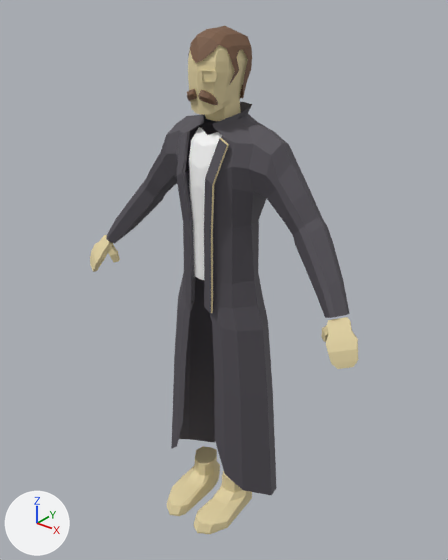
An edit to the FBX model UncannyTesting/Assets/Objects/character/pc_jack.fbx, drawn before and after from the same camera.
Rendered twice from a camera (50 mm lens) standing at (1.373, -1.663, 0.793) and looking at (0.006, 0.046, -0.266). The lights are fixed; the arrows at lower left show +X, +Y and +Z. Vertices at the same position are counted once.

Names of what the first picture shows: 'jackmerge'.
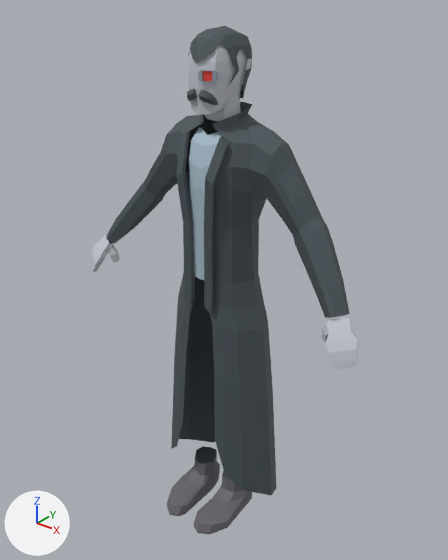
The change in detail:
Material 'Shade2' (mat_shade2) is new.
Its base color is (0.558, 0.578, 0.638) (light grey #c5c8d1).
Its roughness is 0.69.
Material 'Shade3' (mat_shade3) is new.
Its base color is (0.301, 0.347, 0.418) (grey #959fad).
Its roughness is 0.69.
Material 'Shade5' (mat_shade5) is new.
Its base color is (0.15, 0.141, 0.162) (grey #6c6970).
Its roughness is 0.69.
Material 'DarkA' (mat_darka) is new.
Its base color is (0.0666, 0.0865, 0.0999) (dark blue #495359).
Its roughness is 0.69.
Material 'SilverA' (mat_silvera) is new.
Its base color is (0.397, 0.521, 0.604) (blue #a9bfcc).
Its roughness is 0.69.
Material 'Red' (mat_red) is new.
Its base color is (0.8, 0.0564, 0.0427) (red #e7433a).
Its roughness is 0.69.
me_cube_058 has 952 vertices, 860 faces and spans x -0.66..0.65, y -0.23..0.2, z -1.35..0.66.
me_cube_058 is used by ob_jackmerge; location (0.0, 0.0, 0.0).
me_cube_058 part 1: 26 of the faces centred in x -0.15..0.14, y -0.14..0.05, z -1.35..-1.19 switch from mat_material_001 (beige #e7d7a6) to mat_darka (dark blue #495359).
me_cube_058 part 2: 12 of the faces centred in x -0.1..0.09, y -0.1..-0.05, z -0.33..0.31 switch from mat_material_001 (beige #e7d7a6) to mat_darka (dark blue #495359).
me_cube_058 part 3: 168 of the faces centred in x -0.09..0.08, y -0.08..0.13, z 0.38..0.64 switch from mat_material_001 (beige #e7d7a6) to mat_shade2 (light grey #c5c8d1).
me_cube_058 part 4: 38 of the faces centred in x -0.65..-0.51, y -0.1..-0.02, z -0.35..-0.21 switch from mat_material_001 (beige #e7d7a6) to mat_shade2 (light grey #c5c8d1).
me_cube_058 part 5: 38 of the faces centred in x 0.51..0.64, y -0.1..-0.02, z -0.35..-0.21 switch from mat_material_001 (beige #e7d7a6) to mat_shade2 (light grey #c5c8d1).
me_cube_058 part 6: all 112 faces centred in x -0.16..0.16, y -0.22..0.11, z -1.34..-1.22 switch from mat_material_001 (beige #e7d7a6) to mat_shade5 (grey #6c6970).
me_cube_058 part 7: the 1 face centred in x 0.04, y -0.07, z 0.51 switches from mat_material_001 (beige #e7d7a6) to mat_red (red #e7433a).
me_cube_058 part 8: 29 of the faces centred in x 0.01..0.06, y -0.09..-0.06, z 0.5..0.53 switch from mat_material_001 (beige #e7d7a6) to mat_shade3 (grey #959fad).
me_cube_058 part 9: all 254 faces that had it switch from mat_material_008 (dark grey #555158) to mat_darka (dark blue #495359).
me_cube_058 part 10: all 16 faces that had it switch from mat_material_009 (white #ffffff) to mat_silvera (blue #a9bfcc).
me_cube_058 part 11: 161 of the faces centred in x -0.1..0.09, y -0.09..0.14, z 0.42..0.65 switch from mat_material_007 (brown #7c5c45) to mat_darka (dark blue #495359).
me_cube_058 part 12: the 1 face centred in x 0.09, y 0.08, z 0.54 switches from mat_material_007 (brown #7c5c45) to mat_shade2 (light grey #c5c8d1).
me_cube_058 now uses material mat_red (red #e7433a).

Pixel boxes [x1, y1, x2, y2] of what changed, in the pictures (448 x 560 px):
part 1 of me_cube_058, recoloured: [195, 446, 231, 480] in both
part 2 of me_cube_058, recoloured: [211, 138, 229, 313] in both
part 3 of me_cube_058, recoloured (beige to grey): [188, 45, 248, 121] in both
part 4 of me_cube_058, recoloured (beige to grey): [90, 235, 120, 272] in both
part 5 of me_cube_058, recoloured (beige to grey): [321, 317, 358, 369] in both
part 6 of me_cube_058, recoloured (beige to grey): [167, 456, 252, 534] in both
part 7 of me_cube_058, recoloured: [203, 71, 212, 81] in both
part 8 of me_cube_058, recoloured: [199, 70, 217, 82] in both
part 9 of me_cube_058, recoloured: [106, 102, 349, 496] in both
part 10 of me_cube_058, recoloured (white to blue): [189, 127, 222, 280] in both
part 11 of me_cube_058, recoloured (brown to grey): [187, 26, 252, 105] in both
part 12 of me_cube_058, recoloured: [246, 58, 252, 70] in both
